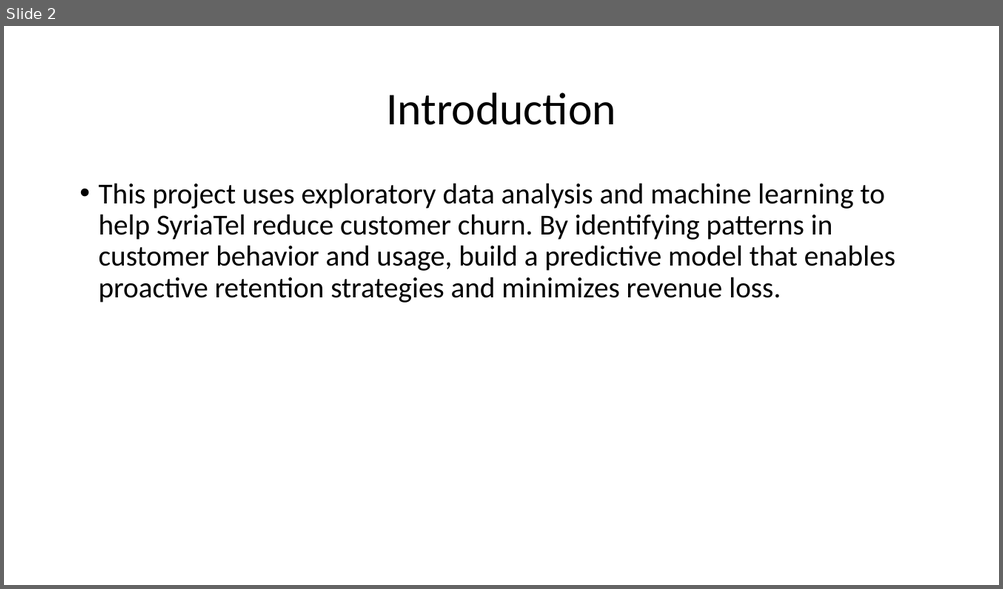
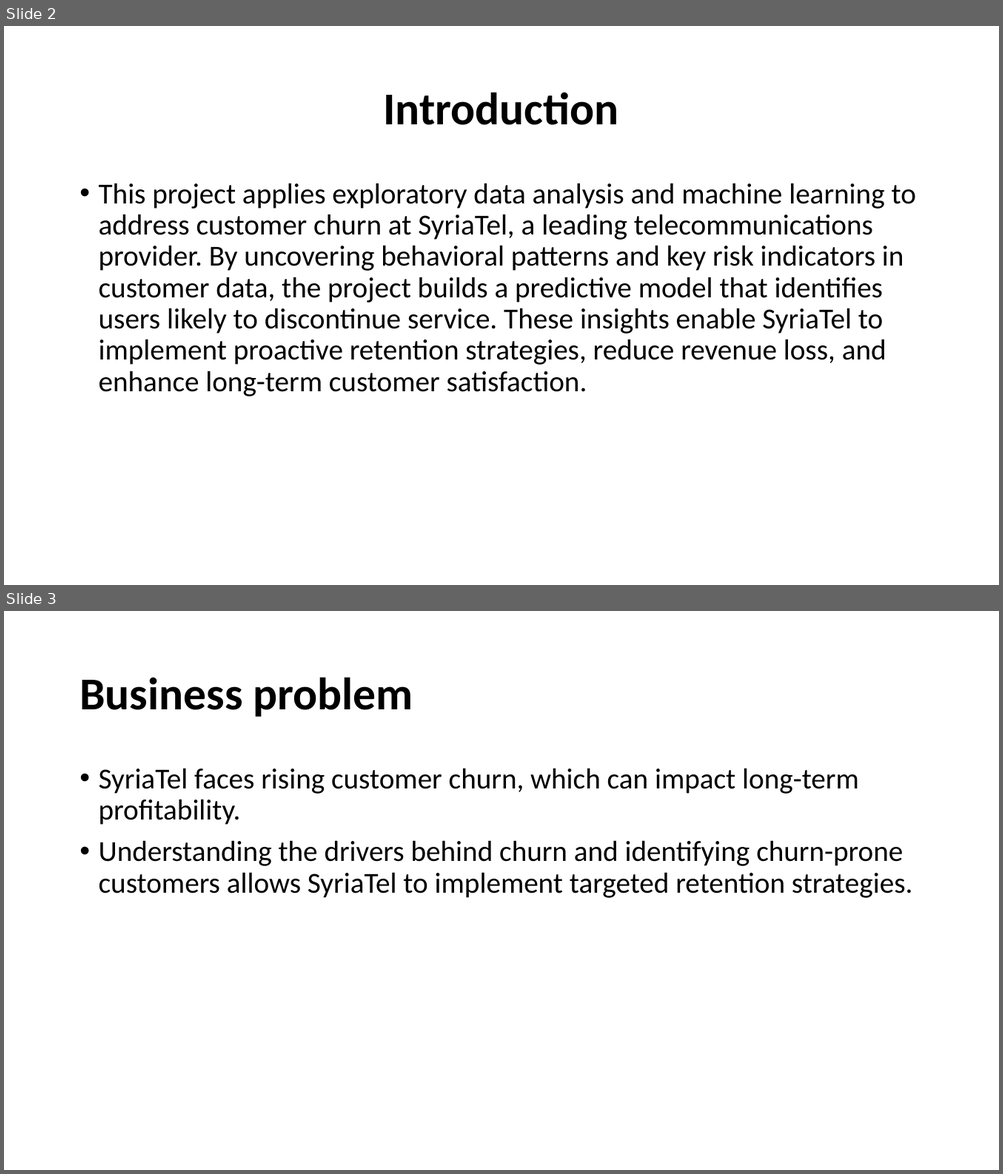
Before and after one commit to Dantonkip/Phase_3-project, a slide deck: Powepoint.pptx. Shown one above the other, each under a label of ours: slide 2 before the commit, slides 2 and 3 after it. The pictures are 1003x589 and 1003x1174 pixels, drawn with LibreOffice and Linux fonts; fonts in the diff are those of the drawing; background and template pictures are left out. Boxes give left, top, right and bottom in pixels: in the first picture for what was removed or moved away, otherwise in the second. Text is boxed around its words. In the diff, an @@ line names an element or a change of style, - is before the commit and + after.

```diff
--- a/Powepoint.pptx
+++ b/Powepoint.pptx
@@ slide 3 added at [4,611,999,1170], background picture (left out) @@
@@ title added at [79,677,413,717], 44 pt, text #000000, bold @@
+Business problem
@@ text added at [99,768,912,898], 28 pt, text #000000 @@
+• SyriaTel faces rising customer churn, which can impact long-term profitability.
+• Understanding the drivers behind churn and identifying churn-prone customers allows SyriaTel to implement targeted retention strategies.
@@ slide 2 changed as well @@
@@ title "Introduction" at [383,92,618,125]: bold on @@
@@ text at [99,183,916,397]: text changed @@
-• This project uses exploratory data analysis and machine learning to help SyriaTel reduce customer churn. By identifying patterns in customer behavior and usage, build a predictive model that enables proactive retention strategies and minimizes revenue loss.
+• This project applies exploratory data analysis and machine learning to address customer churn at SyriaTel, a leading telecommunications provider. By uncovering behavioral patterns and key risk indicators in customer data, the project builds a predictive model that identifies users likely to discontinue service. These insights enable SyriaTel to implement proactive retention strategies, reduce revenue loss, and enhance long-term customer satisfaction.
```
Also in this commit, not shown: 1 other slide changed, 10 other slides added, 1 slide removed, 1 other file.
